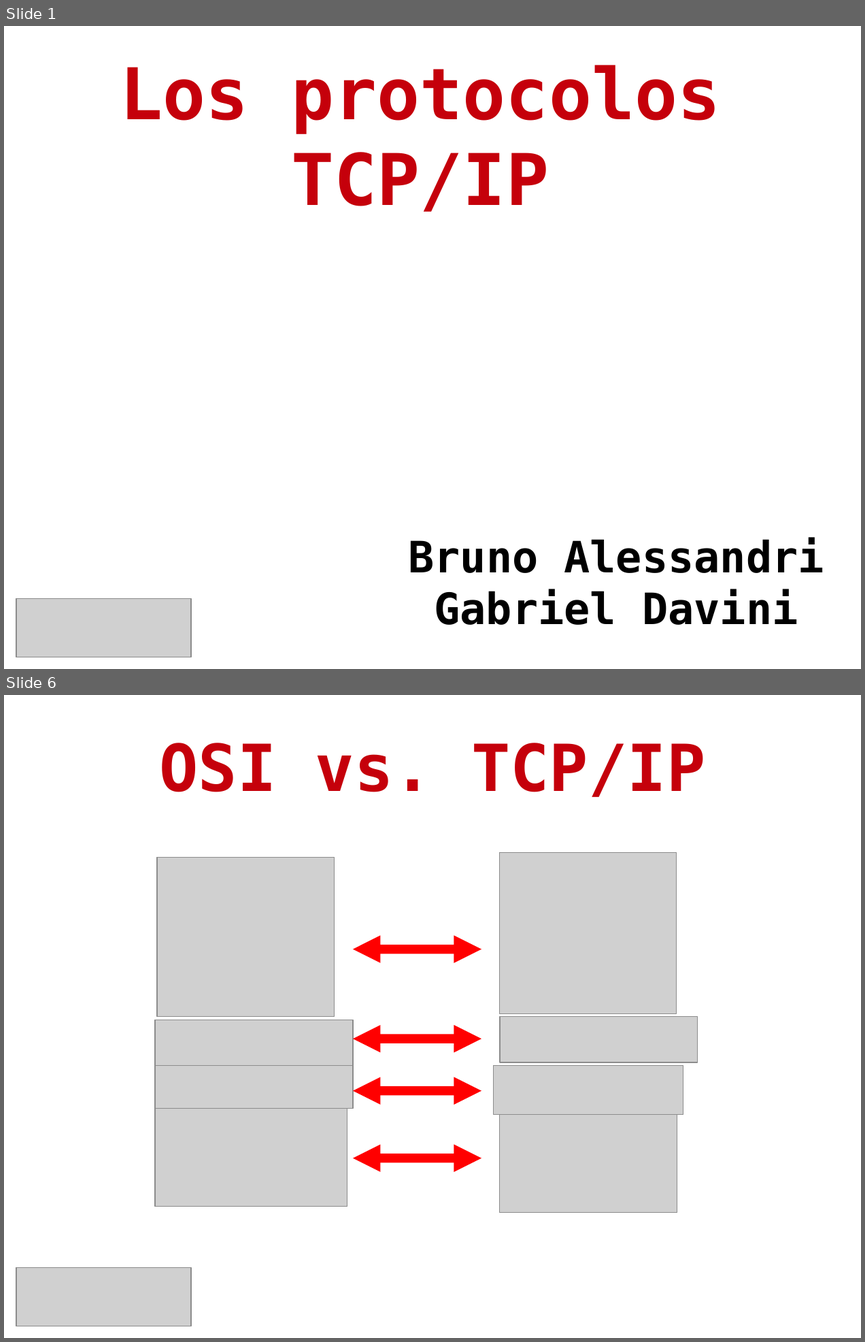
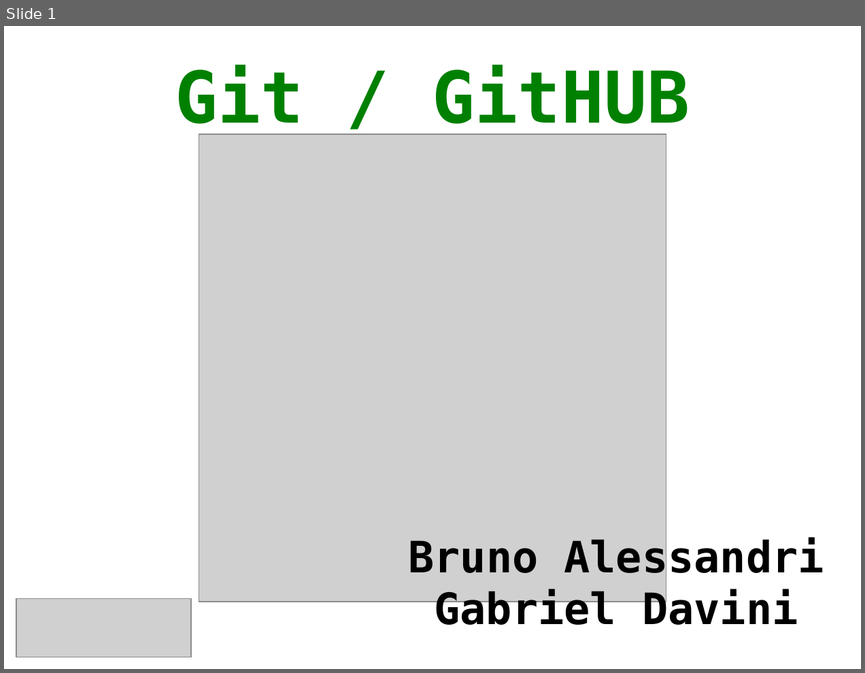
Before and after one commit to gabrielo77/TP_Git-GitHUB_CyR_UTNFRRo_2014, a slide deck: git_github.odp. Shown one above the other, each under a label of ours: slides 1 and 6 before the commit, slide 1 after it; the slides between them are not shown. The pictures are 865x1342 and 865x673 pixels, drawn with LibreOffice and Linux fonts; fonts in the diff are those of the drawing; grey boxes stand for pictures; background and template pictures are left out. Boxes give left, top, right and bottom in pixels: in the first picture for what was removed or moved away, otherwise in the second. Text is boxed around its words. In the diff, an @@ line names an element or a change of style, - is before the commit and + after.

```diff
--- a/git_github.odp
+++ b/git_github.odp
@@ slide 6 removed at <box>4,695,861,1338</box>, background #FFFFFF @@
@@ title removed at <box>160,743,705,797</box> @@
-OSI vs. TCP/IP
@@ picture removed at <box>157,858,334,1017</box> @@
@@ picture removed at <box>500,853,677,1014</box> @@
@@ double arrow removed from (353, 949) to (481, 949) @@
@@ picture removed at <box>155,1020,353,1066</box> @@
@@ picture removed at <box>500,1017,698,1063</box> @@
@@ double arrow removed from (353, 1038) to (481, 1038) @@
@@ picture removed at <box>155,1065,353,1108</box> @@
@@ picture removed at <box>494,1065,683,1114</box> @@
@@ double arrow removed from (353, 1091) to (481, 1091) @@
@@ picture removed at <box>155,1106,347,1206</box> @@
@@ picture removed at <box>500,1114,677,1212</box> @@
@@ double arrow removed from (353, 1157) to (481, 1157) @@
@@ picture removed at <box>16,1268,192,1325</box> @@
@@ slide 1 changed as well @@
@@ title at <box>175,65,689,137</box>: text changed; text colour #C5000B to #008000 @@
-Los protocolos TCP/IP
+Git / GitHUB
@@ picture added at <box>199,134,666,601</box> @@
```
Also in this commit, not shown: 2 other slides changed, 16 slides added, 12 other slides removed, 1 other file.
